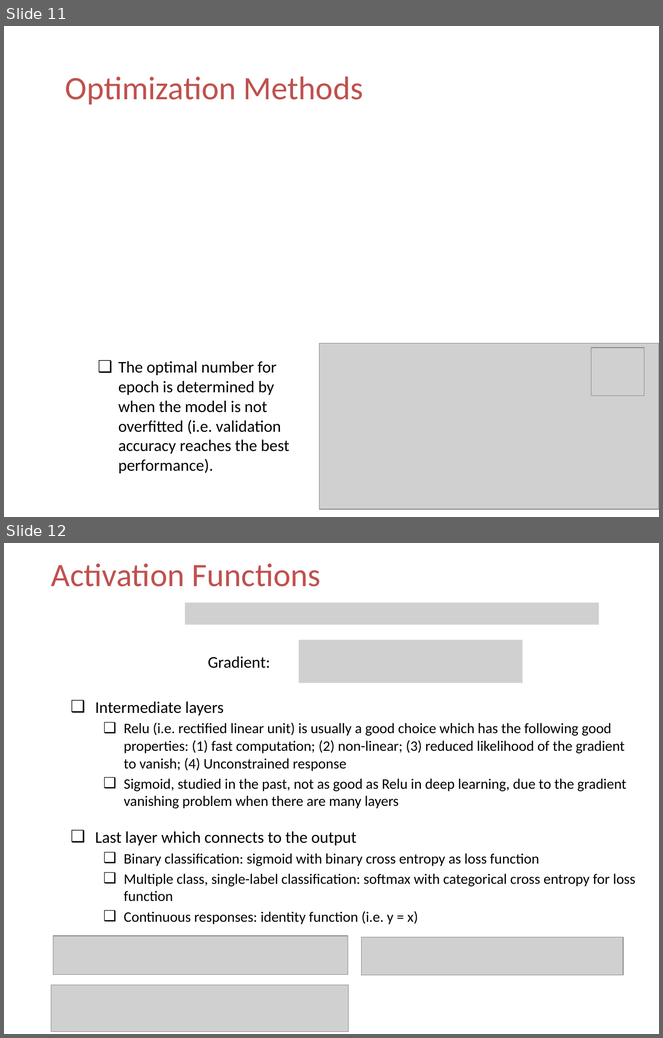
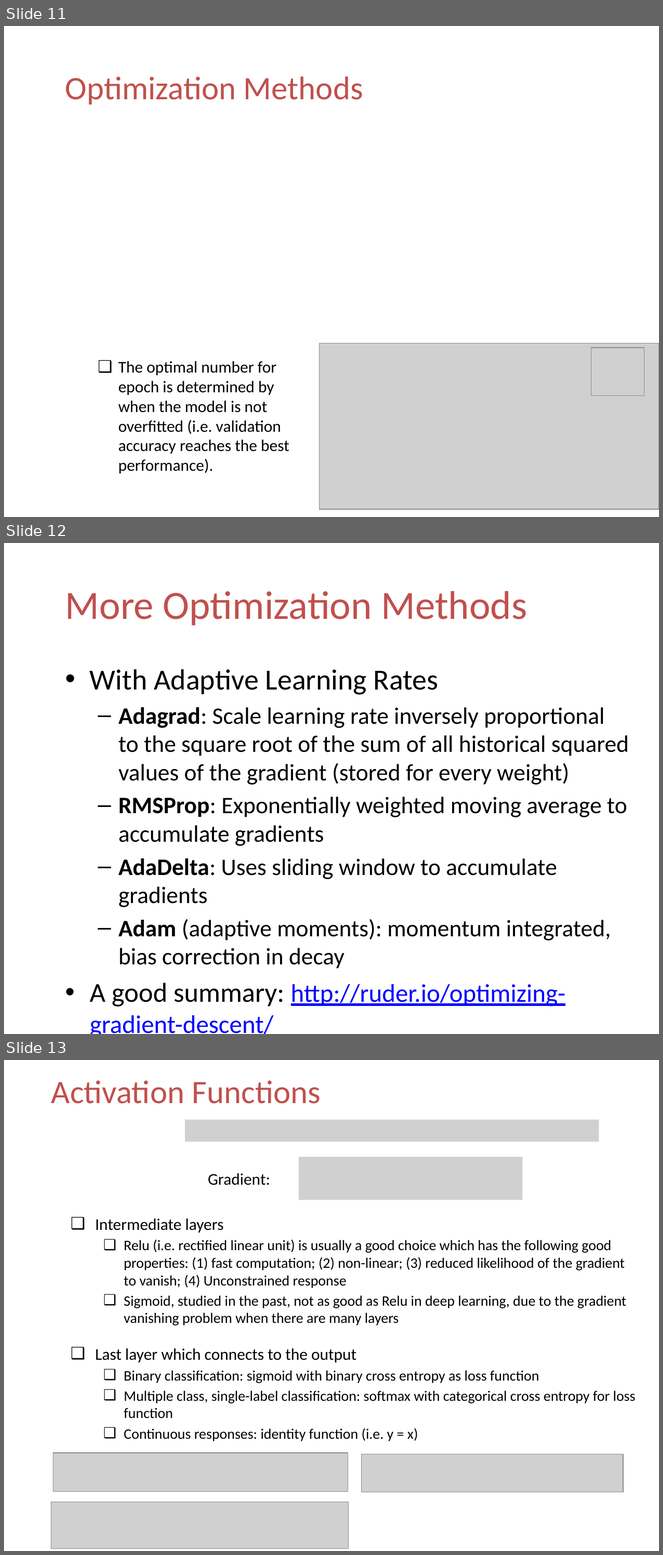
Before and after one commit to happyrabbit/DataScienceWorkshop2019, a slide deck: 02DeepLearning/DNN/DeepLearning-DNN.pptx. Shown one above the other, each under a label of ours: slides 11 and 12 before the commit, slides 11, 12 and 13 after it. The pictures are 663x1038 and 663x1555 pixels, drawn with LibreOffice and Linux fonts; fonts in the diff are those of the drawing; grey boxes stand for pictures; background and template pictures are left out. Boxes give left, top, right and bottom in pixels: in the first picture for what was removed or moved away, otherwise in the second. Text is boxed around its words. In the diff, an @@ line names an element or a change of style, - is before the commit and + after.

```diff
--- a/02DeepLearning/DNN/DeepLearning-DNN.pptx
+++ b/02DeepLearning/DNN/DeepLearning-DNN.pptx
@@ slide 12 added at bbox=[4, 543, 659, 1034], background picture (left out) @@
@@ title added at bbox=[65, 591, 527, 626], 44 pt, text #C0504D @@
+More Optimization Methods
@@ text added at bbox=[90, 669, 629, 1034], 26 pt, text #000000 @@
+• With Adaptive Learning Rates
+  – Adagrad: Scale learning rate inversely proportional to the square root of the sum of all historical squared values of the gradient (stored for every weight)
+  – RMSProp: Exponentially weighted moving average to accumulate gradients
+  – AdaDelta: Uses sliding window to accumulate gradients
+  – Adam (adaptive moments): momentum integrated, bias correction in decay
+• A good summary: http://ruder.io/optimizing-gradient-descent/
@@ what was slide 12 is now slide 13 @@
```
Also in this commit, not shown: 3 other slides added, 3 other files.
